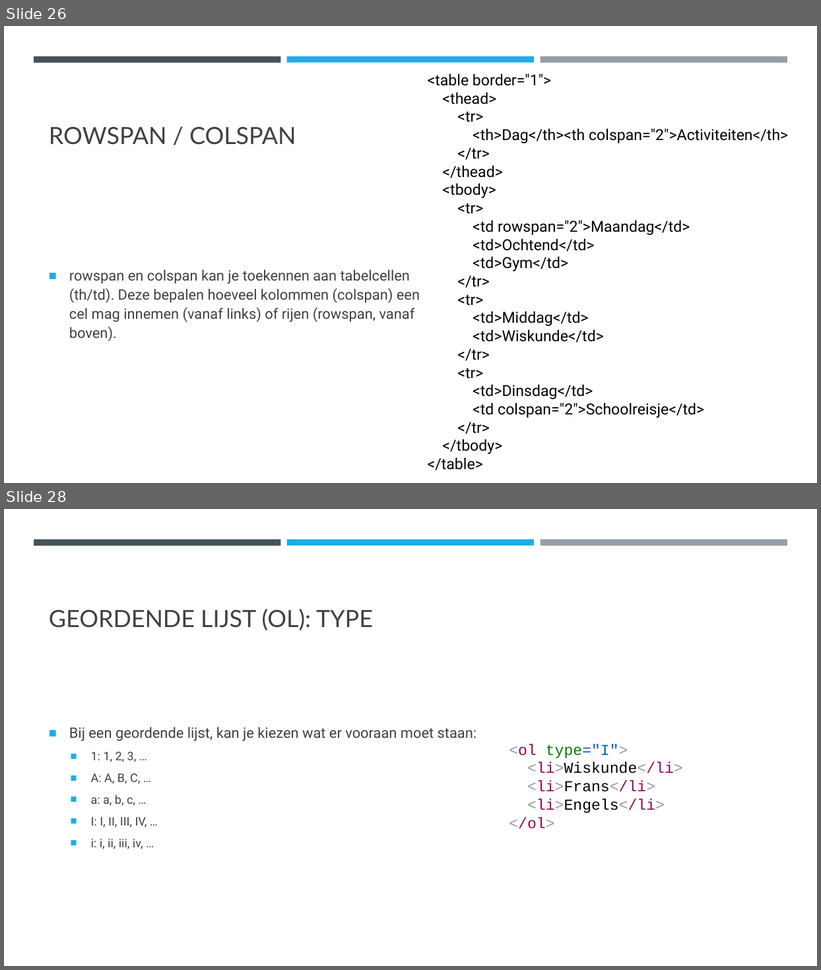
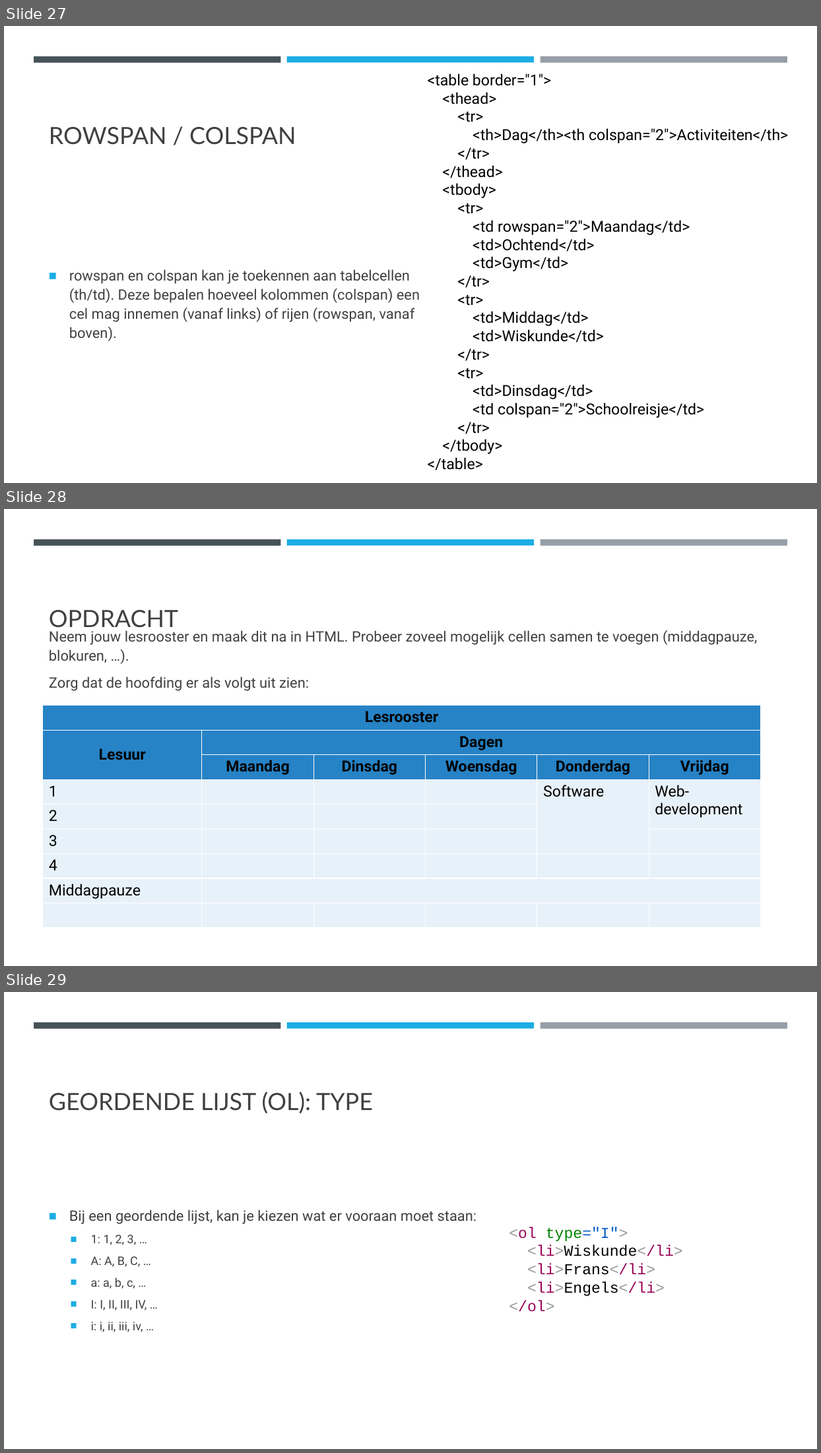
Before and after one commit to DhrLeroy/Webdesign, a slide deck: Webdesign.pptx. Shown one above the other, each under a label of ours: slides 26 and 28 before the commit, slides 27, 28 and 29 after it; the slides between them are not shown. The pictures are 821x970 and 821x1453 pixels, drawn with LibreOffice and Linux fonts; fonts in the diff are those of the drawing. Boxes give left, top, right and bottom in pixels: in the first picture for what was removed or moved away, otherwise in the second. Text is boxed around its words. In the diff, an @@ line names an element or a change of style, - is before the commit and + after.

Commit message:
Oefeningen HTML CSS JS

```diff
--- a/Webdesign.pptx
+++ b/Webdesign.pptx
@@ slide 28 added at <box>4,509,817,966</box>, background #FFFFFF; not listed: 3 template elements that a slide beside it also shows @@
@@ title added at <box>49,610,178,632</box>, 28 pt, text #404040 @@
+OPDRACHT
@@ text added at <box>49,630,757,691</box>, 17 pt, text #404040 @@
+Neem jouw lesrooster en maak dit na in HTML. Probeer zoveel mogelijk cellen samen te voegen (middagpauze, blokuren, …).
+Zorg dat de hoofding er als volgt uit zien:
@@ table added at <box>43,706,760,928</box>, 9 rows, 6 columns @@
+Lesrooster |  |  |  |  | 
+Lesuur | Dagen |  |  |  | 
+ | Maandag | Dinsdag | Woensdag | Donderdag | Vrijdag
+1 |  |  |  | Software | Web-development
+2 |  |  |  |  | 
+3 |  |  |  |  | 
+4 |  |  |  |  | 
+Middagpauze |  |  |  |  | 
+ |  |  |  |  | 
@@ what was slide 26 is now slide 27 @@
@@ what was slide 28 is now slide 29 @@
```
Also in this commit, not shown: 6 slides changed, 1 other slide added, 1 slide removed, 30 other files.
